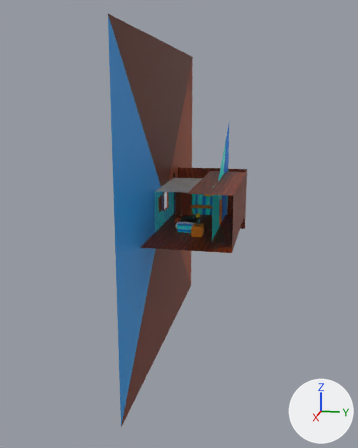
A saved change to the FBX model Assets/Miaodels/Miaoom.fbx.
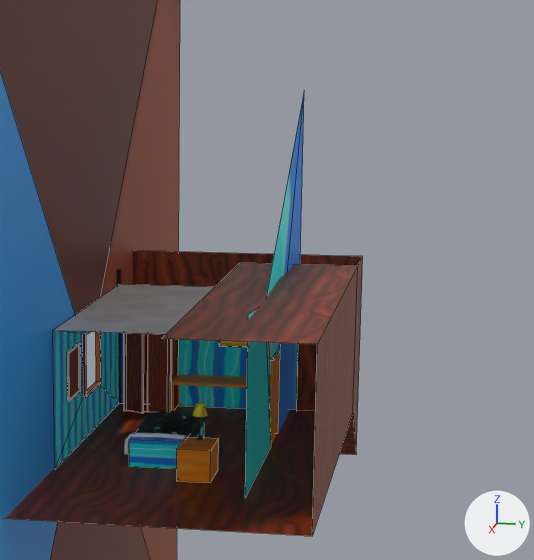
Each version appears first whole from a camera (50 mm lens) standing at (30.9, 5.3, 7.6) and looking at (0.7, -0.8, 0.1), and next in a close-up on the part from 39% to 83% of the width and 21% to 58% of the height. The lights are fixed; the arrows at lower right show +X, +Y and +Z. The close-ups show mesh edges as thin lines. Where no turn or scale is listed for an object, it has been applied to the vertices. Vertices at the same position are counted once.
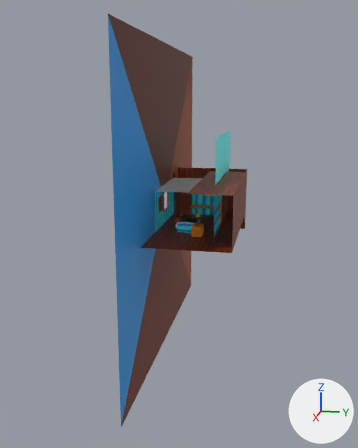
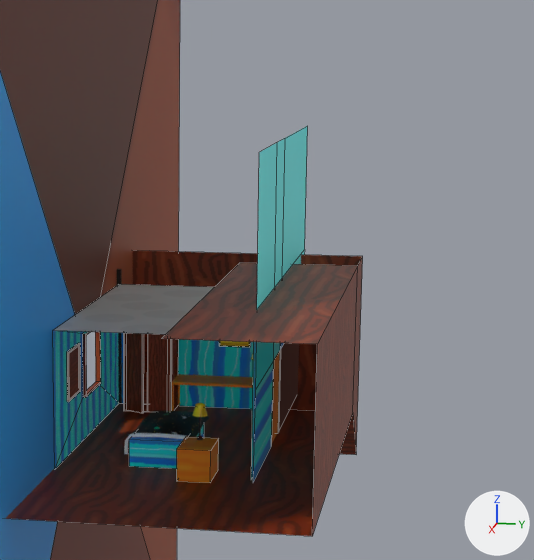
What differs and where, as boxes (x1, y1, x2, y2) in the close-ups (534 x 560 px):
```json
{"object": "Plane", "change": "reshaped", "before": [0, 0, 304, 560], "after": [0, 0, 308, 560]}
{"part": 1, "of": "me_plane", "change": "built on", "before": [245, 94, 304, 497], "after": [253, 126, 308, 482]}
```

Edits to the scene script, one JSON object a line:
```json
{"block": "me_plane", "where": "# used by ob_plane; location = (0.0, 0.0, 0.0)"}
{"op": "remove", "block": "me_plane", "code": "me_plane.from_pydata(...)  # 43 vertices, 32 faces; spans x -10.0..10.2, y -1.8..1.8, z -8.2..11.1"}
{"op": "add", "block": "me_plane", "code": "me_plane.from_pydata(...)  # 52 vertices, 40 faces; spans x -10.0..10.2, y -1.8..1.8, z -8.2..11.1"}
{"block": "me_plane", "change": "me_plane part 1"}
{"block": "me_plane", "change": "7 vertices are removed from x -4.0..4.2, y 1.8, z -1.8..6.5"}
{"block": "me_plane", "change": "5 faces are deleted"}
{"block": "me_plane", "change": "16 vertices are added at x -5.0..3.2, y 1.8, z 0.0..5.7"}
{"block": "me_plane", "change": "11 new faces join them, mat_material_001 (picture img_miauall_png)"}
{"block": "me_plane", "change": "2 new faces join them, mat_material_002 (picture img_prrrood_png)"}
```
